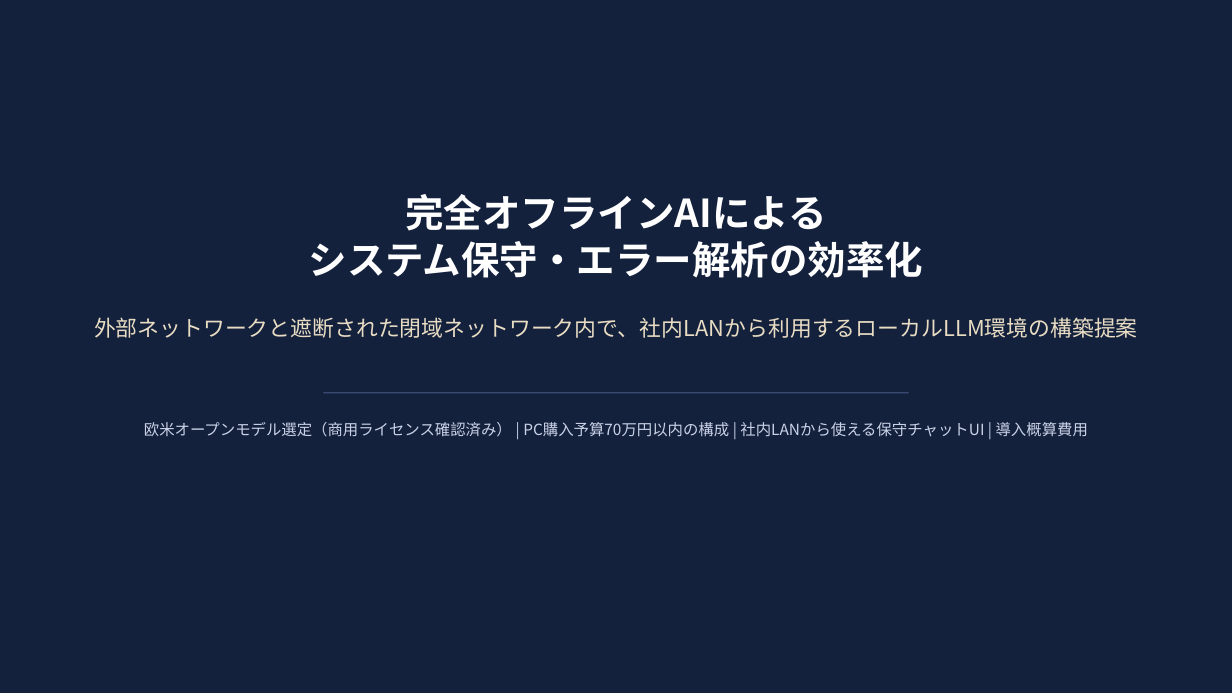
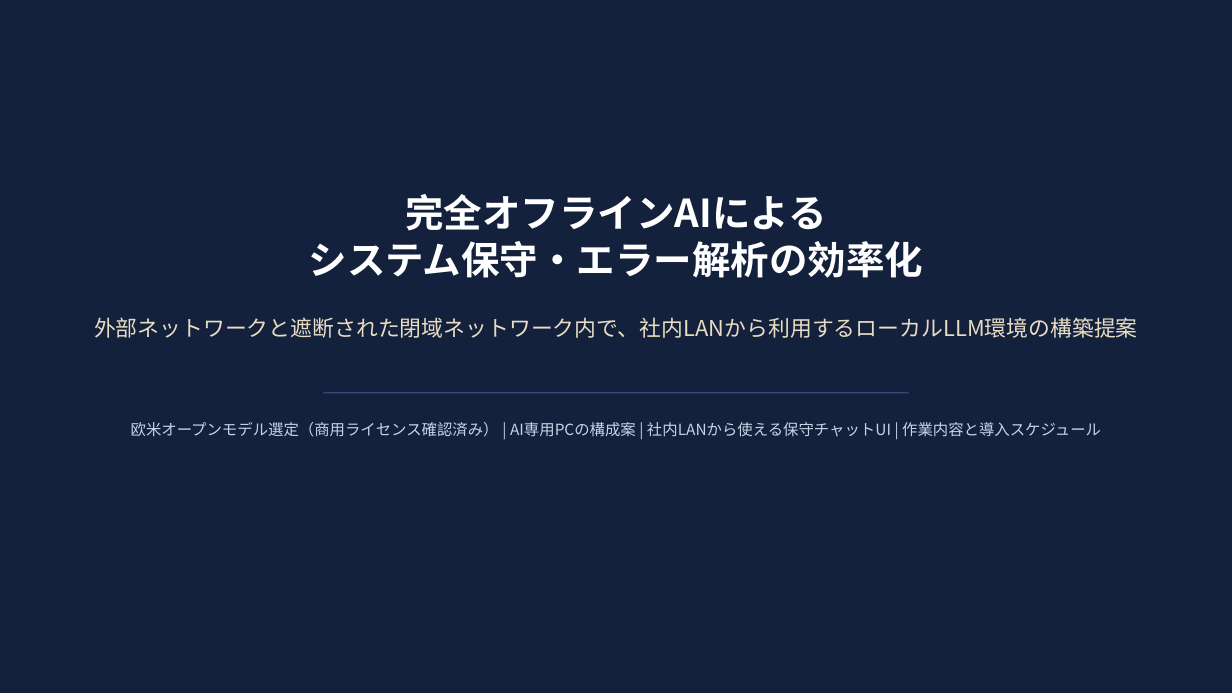
Before and after one commit to EN-Office/EN-Office, a slide deck: slide 1 of docs/proposal/local_llm_proposal_v3.pptx. Drawn at 1232x693 pixels with LibreOffice and Linux fonts; fonts in the diff are those of the drawing. Boxes give left, top, right and bottom in pixels: in the first picture for what was removed or moved away, otherwise in the second. Text is boxed around its words. In the diff, an @@ line names an element or a change of style, - is before the commit and + after.

```diff
--- a/docs/proposal/local_llm_proposal_v3.pptx
+++ b/docs/proposal/local_llm_proposal_v3.pptx
@@ text at <box>131,422,1101,437</box>: text changed @@
-欧米オープンモデル選定（商用ライセンス確認済み） | PC購入予算70万円以内の構成 | 社内LANから使える保守チャットUI | 導入概算費用
+欧米オープンモデル選定（商用ライセンス確認済み） | AI専用PCの構成案 | 社内LANから使える保守チャットUI | 作業内容と導入スケジュール
```
Also in this commit, not shown: 5 other slides changed, 3 other files.
